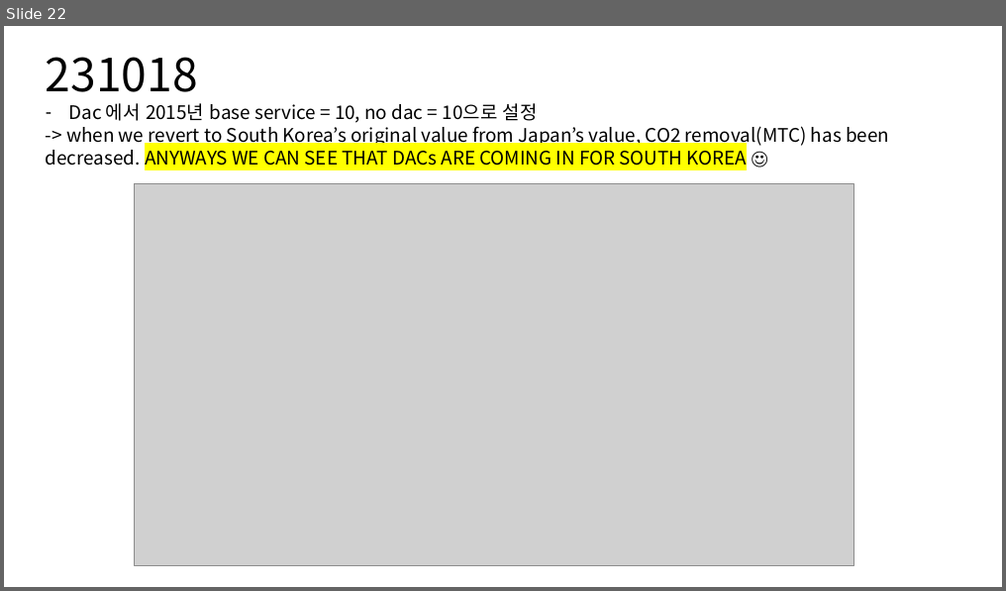
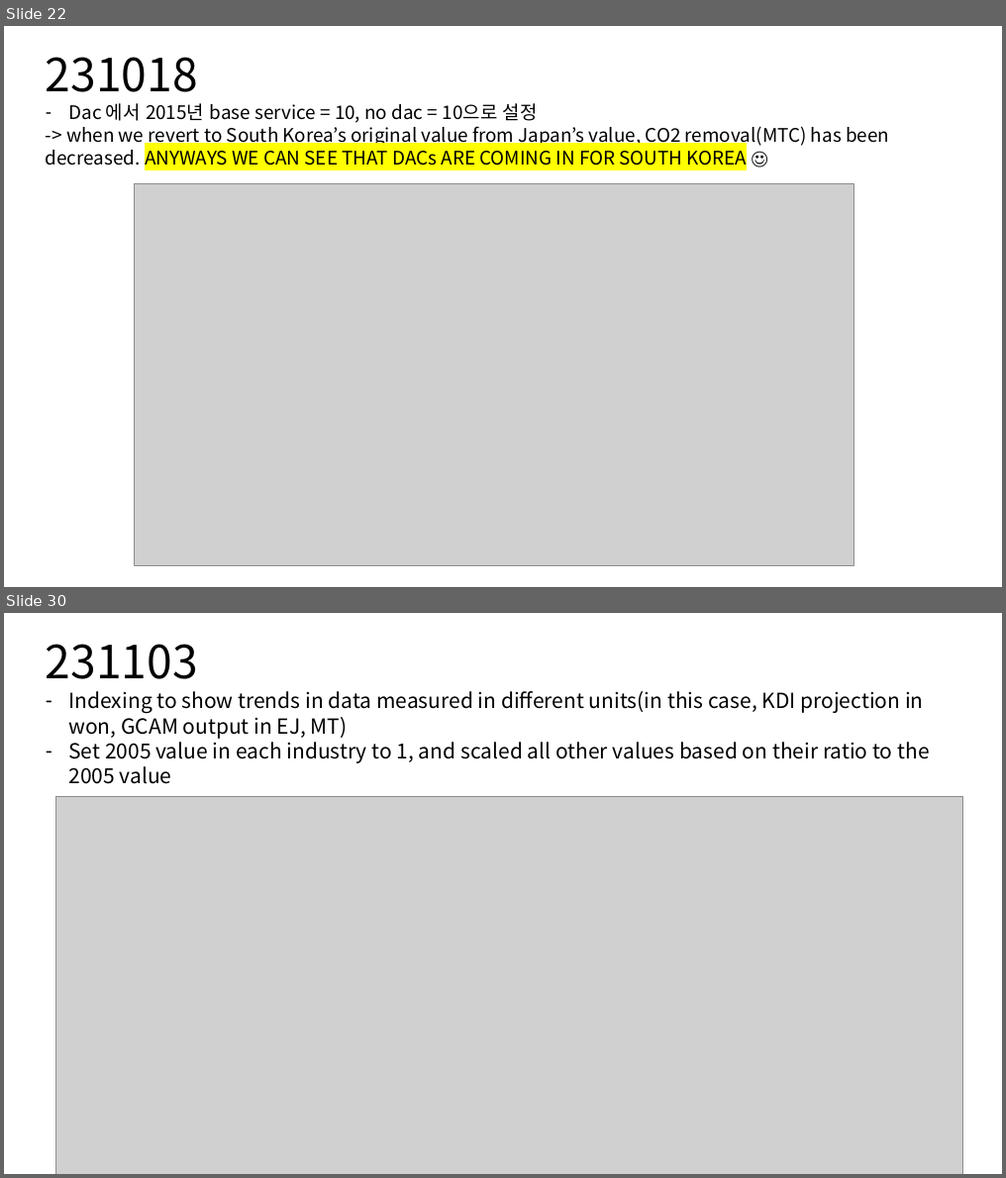
Before and after one commit to coreanjs/jiseok_personal, a slide deck: KAIST_IAM_GROUP/230926_dac_cstorage.pptx. Shown one above the other, each under a label of ours: slide 22 before the commit, slides 22 and 30 after it; the slides between them are not shown. The pictures are 1006x591 and 1006x1178 pixels, drawn with LibreOffice and Linux fonts; fonts in the diff are those of the drawing; grey boxes stand for pictures. Boxes give left, top, right and bottom in pixels: in the first picture for what was removed or moved away, otherwise in the second. Text is boxed around its words. In the diff, an @@ line names an element or a change of style, - is before the commit and + after.

```diff
--- a/KAIST_IAM_GROUP/230926_dac_cstorage.pptx
+++ b/KAIST_IAM_GROUP/230926_dac_cstorage.pptx
@@ slide 30 added at bbox=[4, 613, 1002, 1174], background #FFFFFF @@
@@ text added at bbox=[46, 644, 929, 784], 20 pt, text #000000 @@
+231103
+– Indexing to show trends in data measured in different units(in this case, KDI projection in won, GCAM output in EJ, MT)
+– Set 2005 value in each industry to 1, and scaled all other values based on their ratio to the 2005 value
@@ picture added at bbox=[55, 796, 963, 1174] @@
```
Also in this commit, not shown: 9 other slides added, 47 other files.
